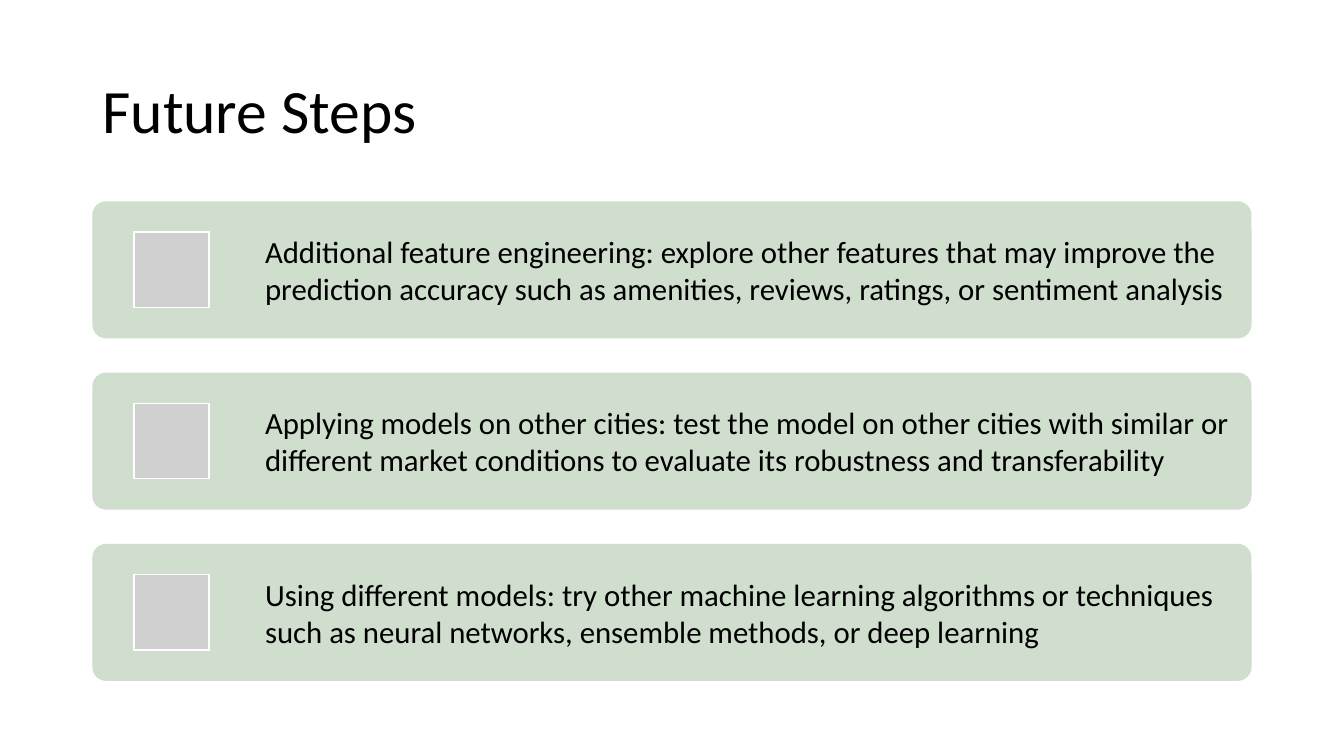
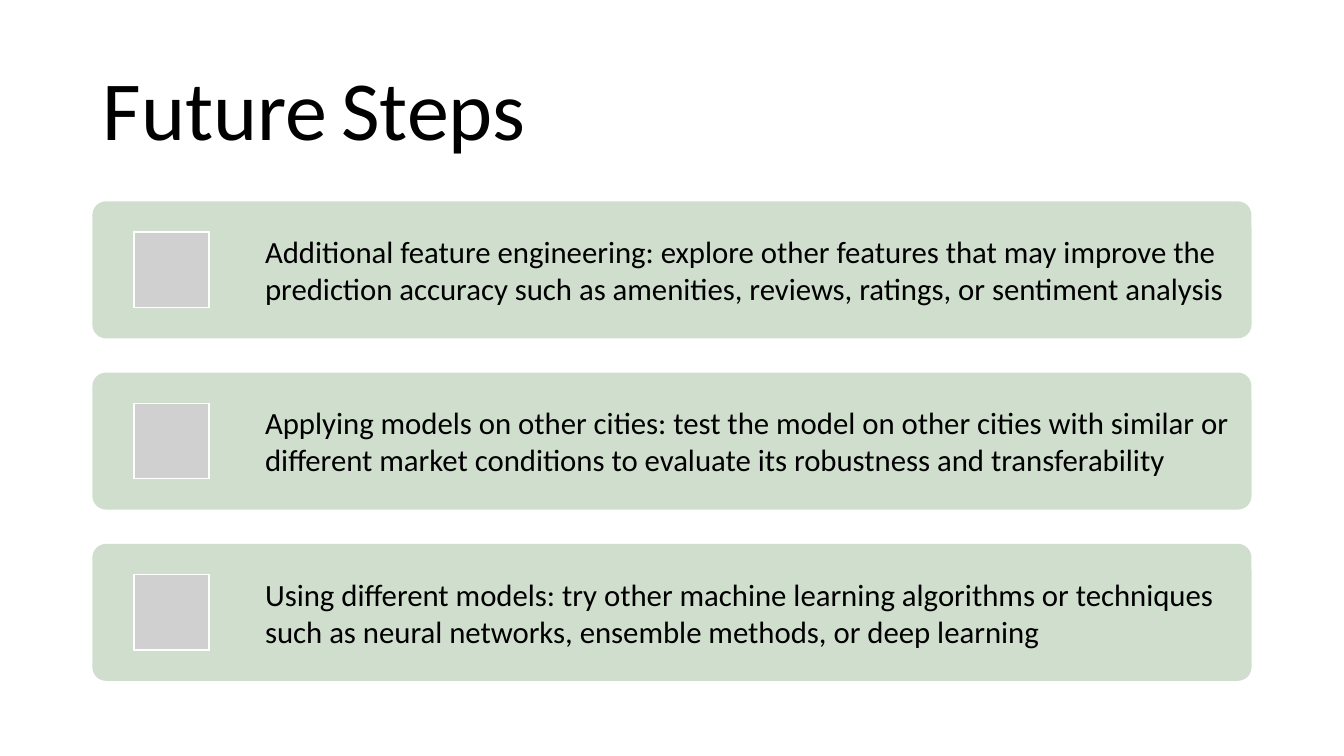
Before and after one commit to n-altawam/Sprinboard, a slide deck: slide 17 of Capstone 2/Report Files/Capstone 2 Presentation.pptx (slide 16 before the commit). Drawn at 1344x756 pixels with LibreOffice and Linux fonts; fonts in the diff are those of the drawing; grey boxes stand for pictures. Boxes give left, top, right and bottom in pixels: in the first picture for what was removed or moved away, otherwise in the second. Text is boxed around its words. In the diff, an @@ line names an element or a change of style, - is before the commit and + after.

```diff
--- a/Capstone 2/Report Files/Capstone 2 Presentation.pptx
+++ b/Capstone 2/Report Files/Capstone 2 Presentation.pptx
@@ title "Future Steps" at bbox=[102, 85, 525, 154]: size 44 to 60 pt @@
```
Also in this commit, not shown: 1 other slide changed, 1 slide added, 1 other file.
